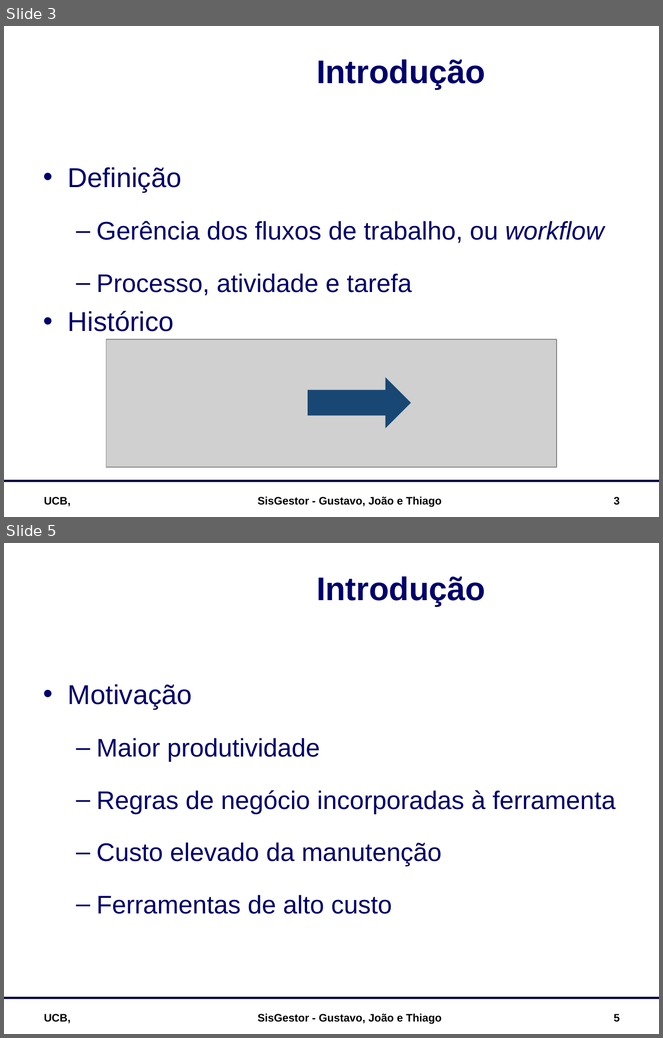
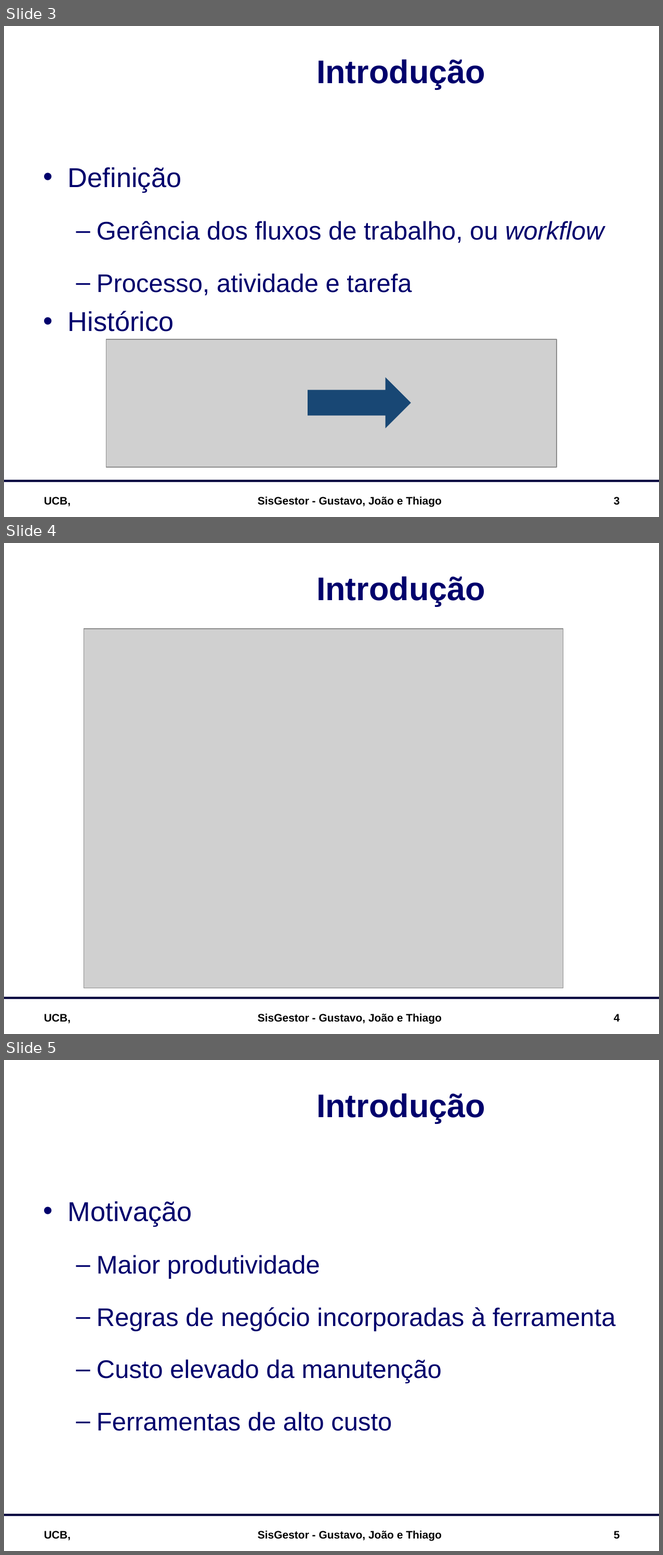
Before and after one commit to luciahsp/sisgestor, a slide deck: documentacao/SisGestor_Apresentação.ppt. Shown one above the other, each under a label of ours: slides 3 and 5 before the commit, slides 3, 4 and 5 after it; the slides between them are not shown. The pictures are 663x1038 and 663x1555 pixels, drawn with LibreOffice and Linux fonts; fonts in the diff are those of the drawing; grey boxes stand for pictures; background and template pictures are left out. Boxes give left, top, right and bottom in pixels: in the first picture for what was removed or moved away, otherwise in the second. Text is boxed around its words. In the diff, an @@ line names an element or a change of style, - is before the commit and + after.

```diff
--- a/documentacao/SisGestor_Apresentação.ppt
+++ b/documentacao/SisGestor_Apresentação.ppt
@@ slide 4 added at (4,543,659,1034), background picture (left out); not listed: 1 template element that a slide beside it also shows @@
@@ title added at (317,576,486,606), 36 pt, text #00006C, bold @@
+Introdução
@@ picture added at (84,629,564,989) @@
@@ text added at (44,1014,71,1024), 12 pt, text #000000, bold @@
+UCB,
@@ text added at (258,1014,442,1025), 12 pt, text #000000, bold @@
+SisGestor - Gustavo, João e Thiago
@@ page number added at (614,1014,620,1022), 12 pt, text #000000, bold @@
+4
```
Also in this commit, not shown: 1 slide removed.
